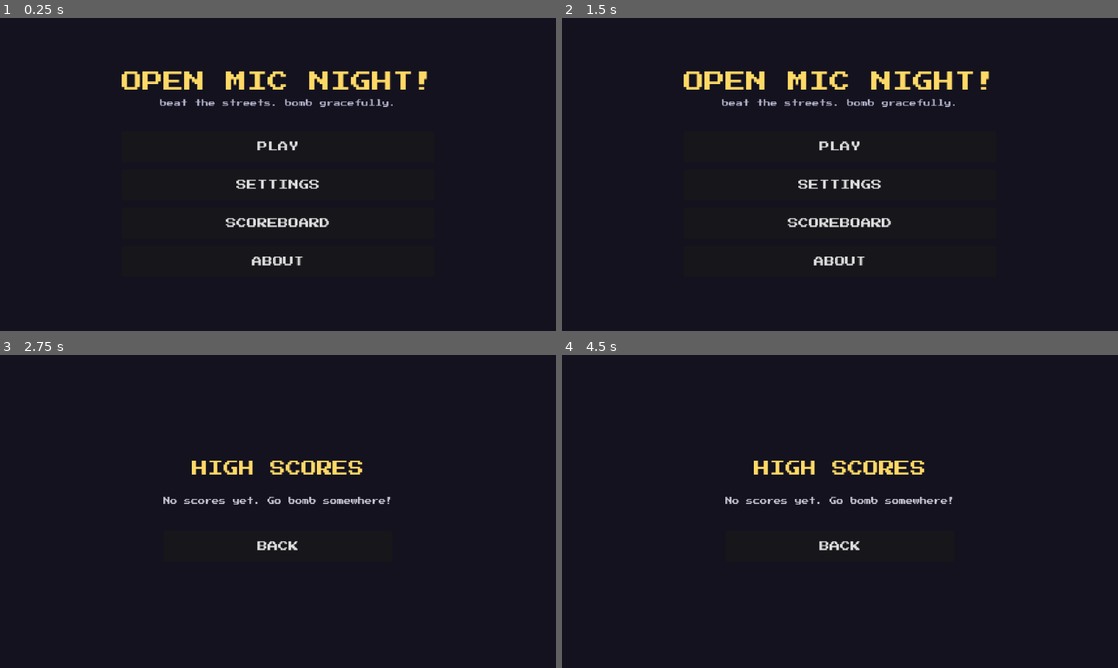
Above: before the commit, frames 1-4 (two rows, left to right).
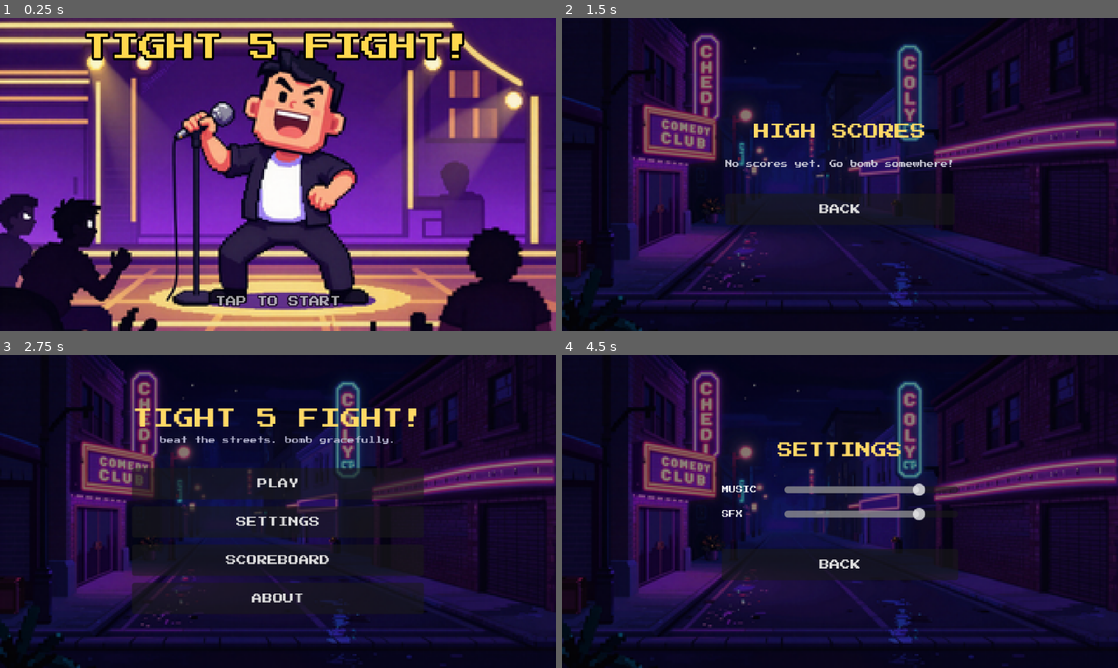
Above: after the commit, the same moments.

Repository: imehesz/tight-5-fight
Game: Godot game, scene res://scenes/splash.tscn
Same seed, same stepped clock (60 frames per second), same inputs: the game is played once before the commit and once after it. Before the commit the project starts from res://scenes/main_menu.tscn.
Inputs (mouse positions are in pixels of both pictures, inside the frame that each line leads up to):
- Up to frame 1 (0.25 s): no input
- Up to frame 2 (1.5 s): click (840, 183) at 0.5 s, where only the run before the commit has a clickable "SETTINGS"; click (840, 227) at 1.25 s, where only the run before the commit has a clickable "BACK"
- Up to frame 3 (2.75 s): click (278, 545) at 2 s, where only the run after the commit has a clickable "BACK"
- Up to frame 4 (4.5 s): click (840, 545) at 2.75 s, where only the run before the commit has a clickable "BACK"; click (840, 561) at 3.5 s, where only the run before the commit has a clickable "SCOREBOARD"; click (840, 520) at 4.25 s, where only the run after the commit has a clickable "SETTINGS"

The runs differ from the first frame. In frame 1, 86% of the frame differs, in the area x 0-100%, y 0-100%; in frame 2, 34%; in frame 3, 26%; in frame 4, 32%.

Commit message:
Added some sounds and more venues

Diff:
--- a/autoload/game_state.gd
+++ b/autoload/game_state.gd
@@ -5,6 +5,7 @@
 signal score_changed(new_score: int)
 signal lives_changed(new_lives: int)
 
+const SCENE_SPLASH := "res://scenes/splash.tscn"
 const SCENE_MAIN_MENU := "res://scenes/main_menu.tscn"
 const SCENE_CHARACTER_SELECT := "res://scenes/character_select.tscn"
 const SCENE_SETTINGS := "res://scenes/settings_menu.tscn"
@@ -22,6 +23,11 @@
 const STARTING_LIVES := 3
 const MAX_HIGH_SCORES := 10
 const BOSS_EVERY := 5
+
+const MUSIC_BASE := "res://assets/audio/song"
+const SFX_BASE := "res://assets/audio/sfx_"
+const SFX_NAMES := ["punch", "kick", "hurt", "defeat", "smash", "clear", "click", "throw"]
+const SFX_POOL_SIZE := 6
 
 var characters: Array = []
 var venues: Array = []
@@ -39,6 +45,11 @@
 var music_volume := 0.8
 var sfx_volume := 0.8
 
+var _music_player: AudioStreamPlayer
+var _sfx_streams := {}
+var _sfx_pool: Array = []
+var _sfx_next := 0
+
 
 func _ready() -> void:
 	randomize()
@@ -49,6 +60,7 @@
 	_ensure_bus("SFX")
 	_load_settings()
 	_load_scores()
+	_setup_audio()
 
 
 # ---------------------------------------------------------------- run lifecycle
@@ -134,6 +146,51 @@
 	return venue_data_for_index(maxi(venues_entered - 1, 0))
 
 
+# ---------------------------------------------------------------- audio
+func _setup_audio() -> void:
+	_music_player = AudioStreamPlayer.new()
+	_music_player.bus = "Music"
+	add_child(_music_player)
+	var music := _load_stream(MUSIC_BASE)
+	if music:
+		_set_looping(music)
+		_music_player.stream = music
+		_music_player.play()
+	for sfx_name in SFX_NAMES:
+		var s := _load_stream(SFX_BASE + sfx_name)
+		if s:
+			_sfx_streams[sfx_name] = s
+	for i in SFX_POOL_SIZE:
+		var p := AudioStreamPlayer.new()
+		p.bus = "SFX"
+		add_child(p)
+		_sfx_pool.append(p)
+
+
+func play_sfx(sfx_name: String) -> void:
+	if not _sfx_streams.has(sfx_name):
+		return
+	var p: AudioStreamPlayer = _sfx_pool[_sfx_next]
+	_sfx_next = (_sfx_next + 1) % _sfx_pool.size()
+	p.stream = _sfx_streams[sfx_name]
+	p.play()
+
+
+func _load_stream(base_path: String) -> AudioStream:
+	for ext in [".ogg", ".mp3", ".wav"]:
+		if ResourceLoader.exists(base_path + ext):
+			return load(base_path + ext)
+	return null
+
+
+func _set_looping(s: AudioStream) -> void:
+	if s is AudioStreamMP3 or s is AudioStreamOggVorbis:
+		s.loop = true
+	elif s is AudioStreamWAV:
+		s.loop_mode = AudioStreamWAV.LOOP_FORWARD
+		s.loop_end = int(s.data.size() / (2.0 * (2 if s.stereo else 1)))
+
+
 # ---------------------------------------------------------------- settings
 func set_music_volume(v: float) -> void:
 	music_volume = clampf(v, 0.0, 1.0)
@@ -177,6 +234,7 @@
 func _record_score() -> int:
 	var entry := {
 		"score": score,
+		"venue": venues_entered,
 		"character": String(selected_character_data().get("CharacterName", "?")),
 		"date": Time.get_date_string_from_system(),
 	}
--- a/data/venues.json
+++ b/data/venues.json
@@ -1,7 +1,10 @@
 {
   "venues": [
     { "VenueName": "The Giggle Shack", "ExteriorSpritePath": "res://assets/gen/venues/venue1_ext.png", "InteriorSpritePath": "res://assets/gen/venues/venue1_int.png" },
+    { "VenueName": "The Laughing Skull", "ExteriorSpritePath": "res://assets/art/venues/skull_ext.png", "InteriorSpritePath": "res://assets/art/venues/skull_int.png" },
     { "VenueName": "Laff Lounge", "ExteriorSpritePath": "res://assets/gen/venues/venue2_ext.png", "InteriorSpritePath": "res://assets/gen/venues/venue2_int.png" },
-    { "VenueName": "The Snort Cellar", "ExteriorSpritePath": "res://assets/gen/venues/venue3_ext.png", "InteriorSpritePath": "res://assets/gen/venues/venue3_int.png" }
+    { "VenueName": "Comedy Zone", "ExteriorSpritePath": "res://assets/art/venues/zone_ext.png", "InteriorSpritePath": "res://assets/art/venues/zone_int.png" },
+    { "VenueName": "The Snort Cellar", "ExteriorSpritePath": "res://assets/gen/venues/venue3_ext.png", "InteriorSpritePath": "res://assets/gen/venues/venue3_int.png" },
+    { "VenueName": "Bonkers", "ExteriorSpritePath": "res://assets/art/venues/bonkers_ext.png", "InteriorSpritePath": "res://assets/art/venues/bonkers_int.png" }
   ]
 }
--- a/project.godot
+++ b/project.godot
@@ -10,8 +10,8 @@
 
 [application]
 
-config/name="Open Mic Night!"
-run/main_scene="res://scenes/main_menu.tscn"
+config/name="Tight 5 FIGHT!"
+run/main_scene="res://scenes/splash.tscn"
 config/features=PackedStringArray("4.4")
 config/icon="res://assets/gen/heads/chuckles.png"
 
--- a/scenes/about.gd
+++ b/scenes/about.gd
@@ -15,7 +15,7 @@
 
 
 func _ready() -> void:
-	var box := build_backdrop()
+	var box := build_backdrop(MENU_BG)
 	add_title(box, "ABOUT", 18)
 	add_spacer(box, 6)
 	add_text(box, BLURB, 8)
--- a/scenes/character_select.gd
+++ b/scenes/character_select.gd
@@ -5,7 +5,7 @@
 
 
 func _ready() -> void:
-	var box := build_backdrop()
+	var box := build_backdrop(MENU_BG)
 	add_title(box, "CHOOSE YOUR COMEDIAN", 14)
 	add_spacer(box, 6)
 
--- a/scenes/game_over.gd
+++ b/scenes/game_over.gd
@@ -3,7 +3,7 @@
 
 
 func _ready() -> void:
-	var box := build_backdrop()
+	var box := build_backdrop(MENU_BG)
 	add_title(box, "GAME OVER", 24, Color(0.95, 0.3, 0.25))
 	add_text(box, "%s bombed after %d venue%s." % [
 		String(GameState.selected_character_data().get("CharacterName", "You")),
--- a/scenes/main_menu.gd
+++ b/scenes/main_menu.gd
@@ -3,8 +3,8 @@
 
 
 func _ready() -> void:
-	var box := build_backdrop()
-	add_title(box, "OPEN MIC NIGHT!", 24)
+	var box := build_backdrop(MENU_BG)
+	add_title(box, "TIGHT 5 FIGHT!", 24)
 	add_text(box, "beat the streets. bomb gracefully.", 8, Color(0.7, 0.7, 0.8))
 	add_spacer(box, 12)
 	add_button(box, "PLAY", func(): GameState.change_scene(GameState.SCENE_CHARACTER_SELECT))
--- a/scenes/scoreboard.gd
+++ b/scenes/scoreboard.gd
@@ -3,16 +3,17 @@
 
 
 func _ready() -> void:
-	var box := build_backdrop()
+	var box := build_backdrop(MENU_BG)
 	add_title(box, "HIGH SCORES", 18)
 	add_spacer(box, 8)
 	if GameState.high_scores.is_empty():
 		add_text(box, "No scores yet. Go bomb somewhere!")
 	for i in GameState.high_scores.size():
 		var entry: Dictionary = GameState.high_scores[i]
-		var row := "%2d.  %6d   %s   (%s)" % [
+		var row := "%2d. %6d  V%-2d %s (%s)" % [
 			i + 1,
 			int(entry.get("score", 0)),
+			int(entry.get("venue", 0)),
 			String(entry.get("character", "?")),
 			String(entry.get("date", "")),
 		]
--- a/scenes/settings_menu.gd
+++ b/scenes/settings_menu.gd
@@ -3,7 +3,7 @@
 
 
 func _ready() -> void:
-	var box := build_backdrop()
+	var box := build_backdrop(MENU_BG)
 	add_title(box, "SETTINGS", 18)
 	add_spacer(box, 10)
 	box.add_child(_volume_row("MUSIC", GameState.music_volume, GameState.set_music_volume))
--- /dev/null
+++ b/scenes/splash.gd
@@ -0,0 +1,54 @@
+extends Control
+## Splash screen: key art + title, any input continues to the main menu.
+
+const ART_PATH := "res://assets/art/splash.png"
+
+var _done := false
+
+
+func _ready() -> void:
+	var bg := ColorRect.new()
+	bg.color = Color(0.05, 0.04, 0.08)
+	bg.set_anchors_preset(Control.PRESET_FULL_RECT)
+	add_child(bg)
+	if ResourceLoader.exists(ART_PATH):
+		var art := TextureRect.new()
+		art.texture = load(ART_PATH)
+		art.set_anchors_preset(Control.PRESET_FULL_RECT)
+		art.expand_mode = TextureRect.EXPAND_IGNORE_SIZE
+		art.stretch_mode = TextureRect.STRETCH_KEEP_ASPECT_COVERED
+		add_child(art)
+
+	var title := Label.new()
+	title.text = "TIGHT 5 FIGHT!"
+	title.set_anchors_preset(Control.PRESET_TOP_WIDE)
+	title.offset_top = 18
+	title.horizontal_alignment = HORIZONTAL_ALIGNMENT_CENTER
+	title.add_theme_font_size_override("font_size", 32)
+	title.add_theme_color_override("font_color", Color(1.0, 0.85, 0.3))
+	title.add_theme_color_override("font_outline_color", Color.BLACK)
+	title.add_theme_constant_override("outline_size", 10)
+	add_child(title)
+
+	var tap := Label.new()
+	tap.text = "TAP TO START"
+	tap.set_anchors_preset(Control.PRESET_BOTTOM_WIDE)
+	tap.offset_top = -40
+	tap.horizontal_alignment = HORIZONTAL_ALIGNMENT_CENTER
+	tap.add_theme_font_size_override("font_size", 12)
+	tap.add_theme_color_override("font_outline_color", Color.BLACK)
+	tap.add_theme_constant_override("outline_size", 6)
+	add_child(tap)
+	var tw := create_tween().set_loops()
+	tw.tween_property(tap, "modulate:a", 0.15, 0.6)
+	tw.tween_property(tap, "modulate:a", 1.0, 0.6)
+
+
+func _input(event: InputEvent) -> void:
+	var pressed: bool = (event is InputEventMouseButton and event.pressed) \
+			or (event is InputEventScreenTouch and event.pressed) \
+			or (event is InputEventKey and event.pressed)
+	if pressed and not _done:
+		_done = true
+		GameState.play_sfx("click")
+		GameState.change_scene(GameState.SCENE_MAIN_MENU)
--- /dev/null
+++ b/scenes/splash.tscn
@@ -0,0 +1,12 @@
+[gd_scene load_steps=2 format=3]
+
+[ext_resource type="Script" path="res://scenes/splash.gd" id="1"]
+
+[node name="Splash" type="Control"]
+layout_mode = 3
+anchors_preset = 15
+anchor_right = 1.0
+anchor_bottom = 1.0
+grow_horizontal = 2
+grow_vertical = 2
+script = ExtResource("1")
--- a/scenes/venue.gd
+++ b/scenes/venue.gd
@@ -123,6 +123,7 @@
 		return
 	_finished = true
 	GameState.mark_pending_venue_cleared()
+	GameState.play_sfx("clear")
 	var bonus := CLEAR_BONUS_PER_LEVEL * _level
 	GameState.add_score(bonus)
 	hud.set_center_text("VENUE CLEARED!  +%d" % bonus)
@@ -135,6 +136,7 @@
 		return
 	_finished = true
 	GameState.mark_pending_venue_cleared()
+	GameState.play_sfx("clear")
 	if is_instance_valid(_boss):
 		_boss.active = false
 	for p in get_tree().get_nodes_in_group("projectiles"):
--- a/scripts/boss.gd
+++ b/scripts/boss.gd
@@ -62,6 +62,7 @@
 
 func _throw() -> void:
 	_body.play("punch")
+	GameState.play_sfx("throw")
 	var b := Projectile.new()
 	# Parent-space spawn point: head-high for a 1.4x fighter — over a duck,
 	# into a standing face. (Standing hurtbox top ~-62, ducking ~-36.)
--- a/scripts/fighter.gd
+++ b/scripts/fighter.gd
@@ -145,6 +145,7 @@
 	_victims.clear()
 	_attack_damage = (PUNCH_DAMAGE if kind == FState.PUNCH else KICK_DAMAGE) * damage_scale
 	_play("punch" if kind == FState.PUNCH else "kick")
+	GameState.play_sfx("punch" if kind == FState.PUNCH else "kick")
 
 
 func set_ducking(on: bool) -> void:
@@ -192,6 +193,7 @@
 	hitbox.set_deferred("monitoring", false)
 	velocity.x = signf(global_position.x - from_x) * 60.0
 	_play("hit")
+	GameState.play_sfx("hurt")
 
 
 func _die() -> void:
@@ -200,6 +202,7 @@
 	hurtbox.set_deferred("collision_layer", 0)
 	hitbox.set_deferred("monitoring", false)
 	_play("defeated")
+	GameState.play_sfx("defeat")
 	died.emit(self)
 
 
--- a/scripts/menu_base.gd
+++ b/scripts/menu_base.gd
@@ -3,12 +3,25 @@
 ## Shared scaffolding for menu screens: dark backdrop, centered column,
 ## title/button helpers. Menus build their UI in code in _ready().
 
+const MENU_BG := "res://assets/art/menu_bg.png"
 
-func build_backdrop() -> VBoxContainer:
+
+func build_backdrop(bg_path := "") -> VBoxContainer:
 	var bg := ColorRect.new()
 	bg.color = Color(0.08, 0.07, 0.12)
 	bg.set_anchors_preset(Control.PRESET_FULL_RECT)
 	add_child(bg)
+	if bg_path != "" and ResourceLoader.exists(bg_path):
+		var art := TextureRect.new()
+		art.texture = load(bg_path)
+		art.set_anchors_preset(Control.PRESET_FULL_RECT)
+		art.expand_mode = TextureRect.EXPAND_IGNORE_SIZE
+		art.stretch_mode = TextureRect.STRETCH_KEEP_ASPECT_COVERED
+		add_child(art)
+		var shade := ColorRect.new()
+		shade.color = Color(0, 0, 0, 0.45)
+		shade.set_anchors_preset(Control.PRESET_FULL_RECT)
+		add_child(shade)
 	var center := CenterContainer.new()
 	center.set_anchors_preset(Control.PRESET_FULL_RECT)
 	add_child(center)
@@ -44,6 +57,7 @@
 	b.text = text
 	b.custom_minimum_size = Vector2(220, 36)
 	b.add_theme_font_size_override("font_size", 12)
+	b.pressed.connect(func(): GameState.play_sfx("click"))
 	b.pressed.connect(cb)
 	box.add_child(b)
 	return b
--- a/scripts/projectile.gd
+++ b/scripts/projectile.gd
@@ -39,6 +39,7 @@
 func _smash() -> void:
 	FloatingText.spawn(get_parent(), global_position + Vector2(0, -10),
 			"*crash*", Color(0.7, 0.9, 0.7))
+	GameState.play_sfx("smash")
 	queue_free()
 
 
Binary file added: assets/art/menu_bg.png
Binary file added: assets/art/splash.png
Binary file added: assets/art/venues/bonkers_ext.png
Binary file added: assets/art/venues/bonkers_int.png
Binary file added: assets/art/venues/skull_ext.png
Binary file added: assets/art/venues/skull_int.png
Binary file added: assets/art/venues/zone_ext.png
Binary file added: assets/art/venues/zone_int.png
Not shown, added: scenes/splash.gd.uid
Not shown, added: assets/audio/sfx_clear.wav
Not shown, added: assets/audio/sfx_click.wav
Not shown, added: assets/audio/sfx_defeat.wav
(and 6 more such lines)
